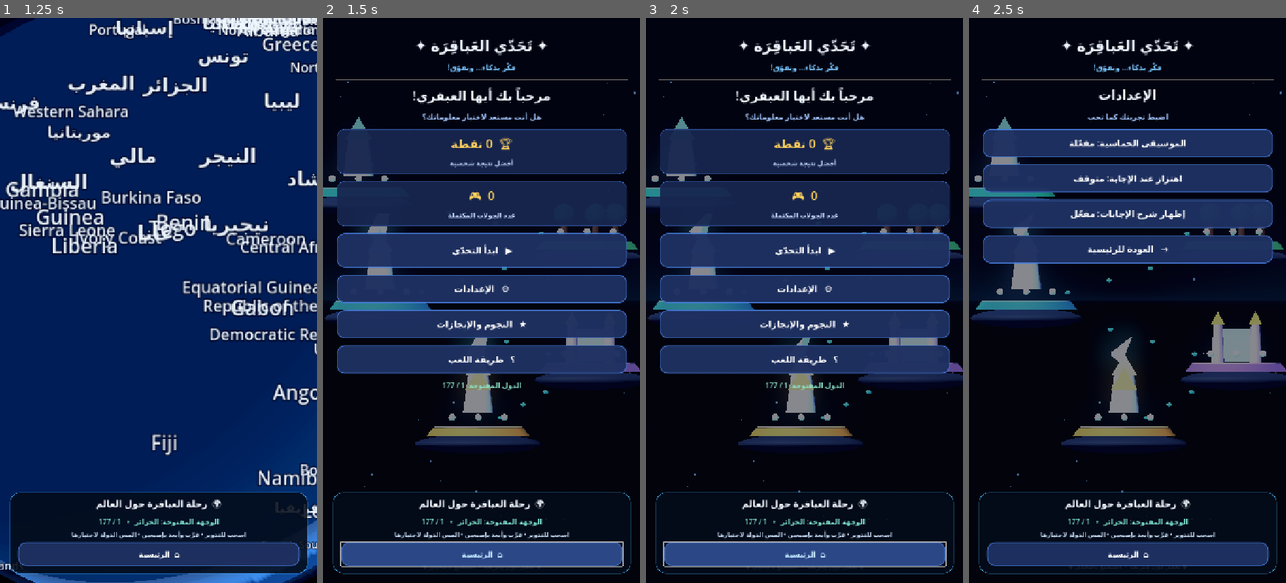
Above: before the commit, frames 1-4 (left to right).
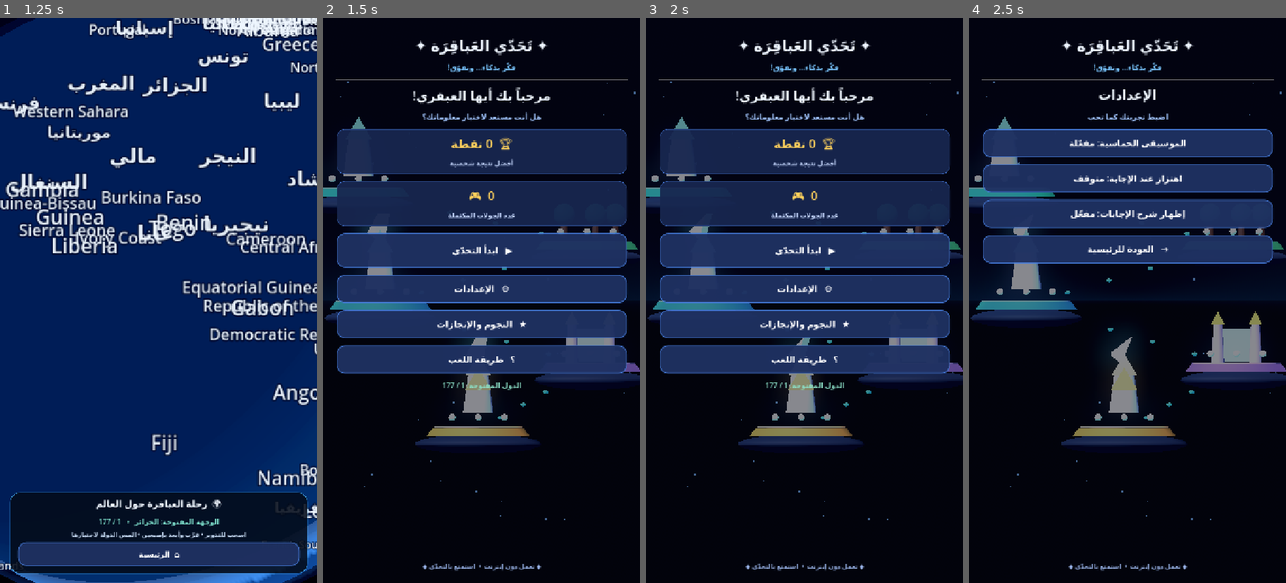
Above: after the commit, the same moments.

Repository: mahdialloui01-art/challenge-
Game: Godot game, scene res://scenes/main.tscn
Same seed, same stepped clock (60 frames per second), same inputs: the game is played once before the commit and once after it.
Inputs:
- Up to frame 1 (1.25 s): click "▶ ابدأ التحدّي" at 0.5 s
- Up to frame 2 (1.5 s): click "⌂ الرئيسية" at 1.25 s
- Up to frame 3 (2 s): no input
- Up to frame 4 (2.5 s): click "⚙ الإعدادات" at 2 s

Frame 1 is identical in both runs. In frame 2, 5.5% of the frame differs, in the area x 2-98%, y 83-99%; in frame 3, 5.5%; in frame 4, 5.3%.

Commit message:
Hide the globe HUD during other screens and orient the 3D aircraft

Diff:
--- a/scripts/main.gd
+++ b/scripts/main.gd
@@ -631,6 +631,8 @@
         interface_margin.visible = not enabled
     if interface_root != null and interface_root.get_child_count() > 0:
         interface_root.get_child(0).visible = not enabled
+    if globe_hud != null and is_instance_valid(globe_hud):
+        globe_hud.visible = enabled
 
 func _show_world_map() -> void:
     _clear_content()
@@ -768,13 +770,14 @@
 
     var aircraft := _make_cinematic_aircraft()
     aircraft.position = Vector3(-8.5, 1.8, 0.0)
+    aircraft.rotation = Vector3(0.0, PI * 0.5, 0.0)
     aircraft.scale = Vector3(0.28, 0.28, 0.28)
     add_child(aircraft)
 
     var tween := create_tween()
     tween.set_parallel(true)
     tween.tween_property(aircraft, "position", Vector3(1.8, -0.8, 0.6), 2.4).set_trans(Tween.TRANS_CUBIC).set_ease(Tween.EASE_IN_OUT)
-    tween.tween_property(aircraft, "rotation", Vector3(0.12, 0.0, -0.22), 1.2)
+    tween.tween_property(aircraft, "rotation", Vector3(0.12, PI * 0.5, -0.22), 1.2)
     tween.tween_property(aircraft, "scale", Vector3(0.72, 0.72, 0.72), 2.4).set_trans(Tween.TRANS_QUAD).set_ease(Tween.EASE_OUT)
     tween.tween_property(world_camera, "position", Vector3(0.7, -0.2, 10.0), 2.4).set_trans(Tween.TRANS_CUBIC).set_ease(Tween.EASE_IN_OUT)
     tween.tween_property(glow, "modulate:a", 0.9, 1.0)
